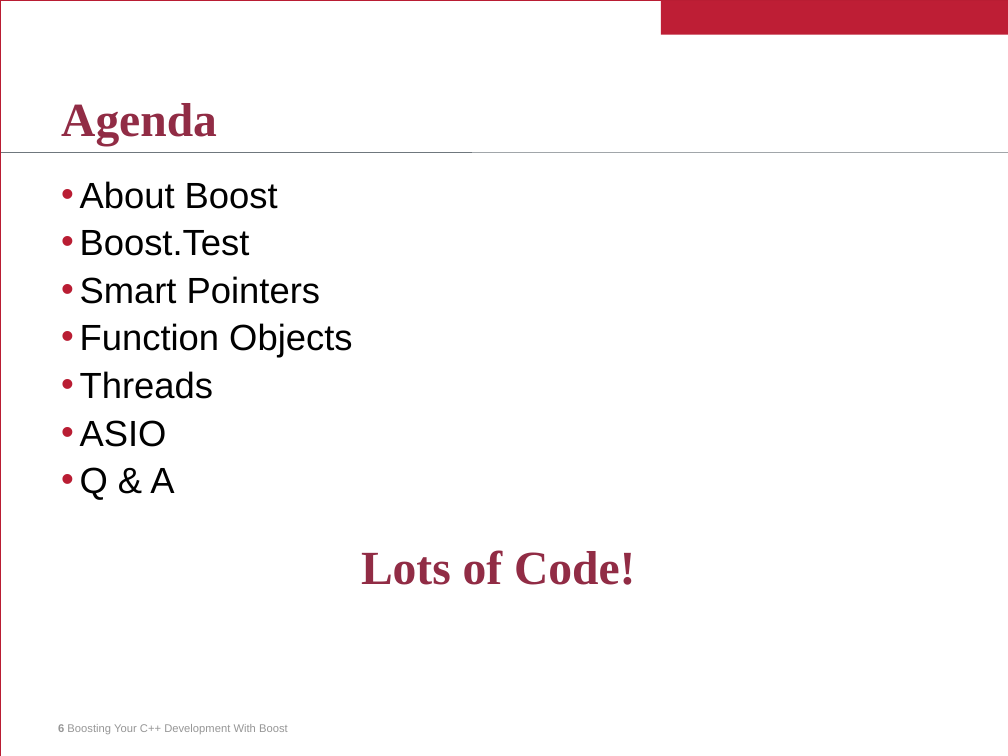
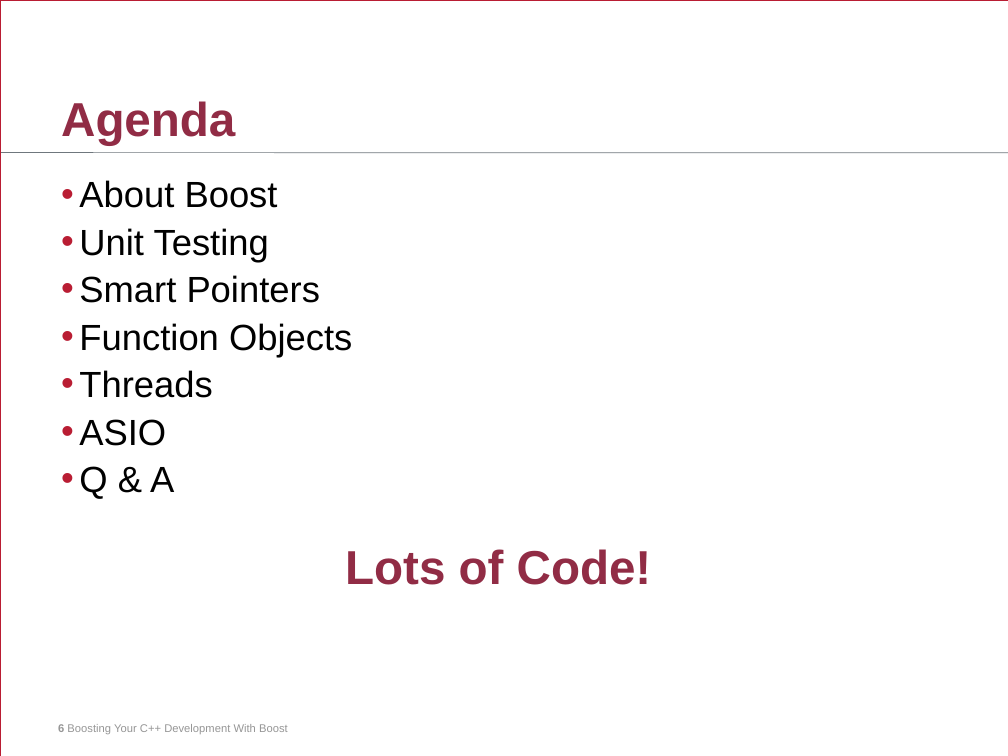
Before and after one commit to jurberg/boost-presentation, a slide deck: slide 6 of boost-presentation.ppt. Drawn at 1008x756 pixels with LibreOffice and Linux fonts; fonts in the diff are those of the drawing. Boxes give left, top, right and bottom in pixels: in the first picture for what was removed or moved away, otherwise in the second. Text is boxed around its words. In the diff, an @@ line names an element or a change of style, - is before the commit and + after.

```diff
--- a/boost-presentation.ppt
+++ b/boost-presentation.ppt
@@ rectangle removed at box(661, 0, 1008, 34) @@
@@ title "Agenda" at box(61, 101, 235, 145): font Times New Roman to Arial; line spacing 35pt to 34.9pt @@
@@ text at box(61, 180, 352, 499): line spacing 27pt to 26.9pt @@
@@ text at box(79, 228, 269, 262): text changed @@
-• Boost.Test
+• Unit Testing
@@ text "Lots of Code!" at box(345, 549, 652, 585): font Times New Roman to Arial; line spacing 35pt to 34.9pt @@
```
Also in this commit, not shown: 74 other slides changed, 8 slides added, 5 slides removed, 1 other file.
